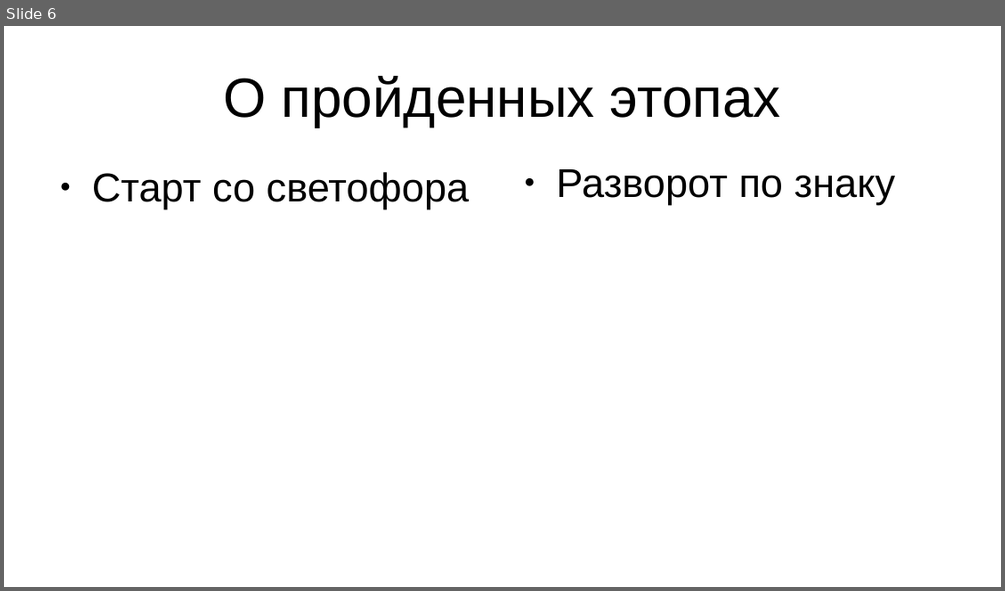
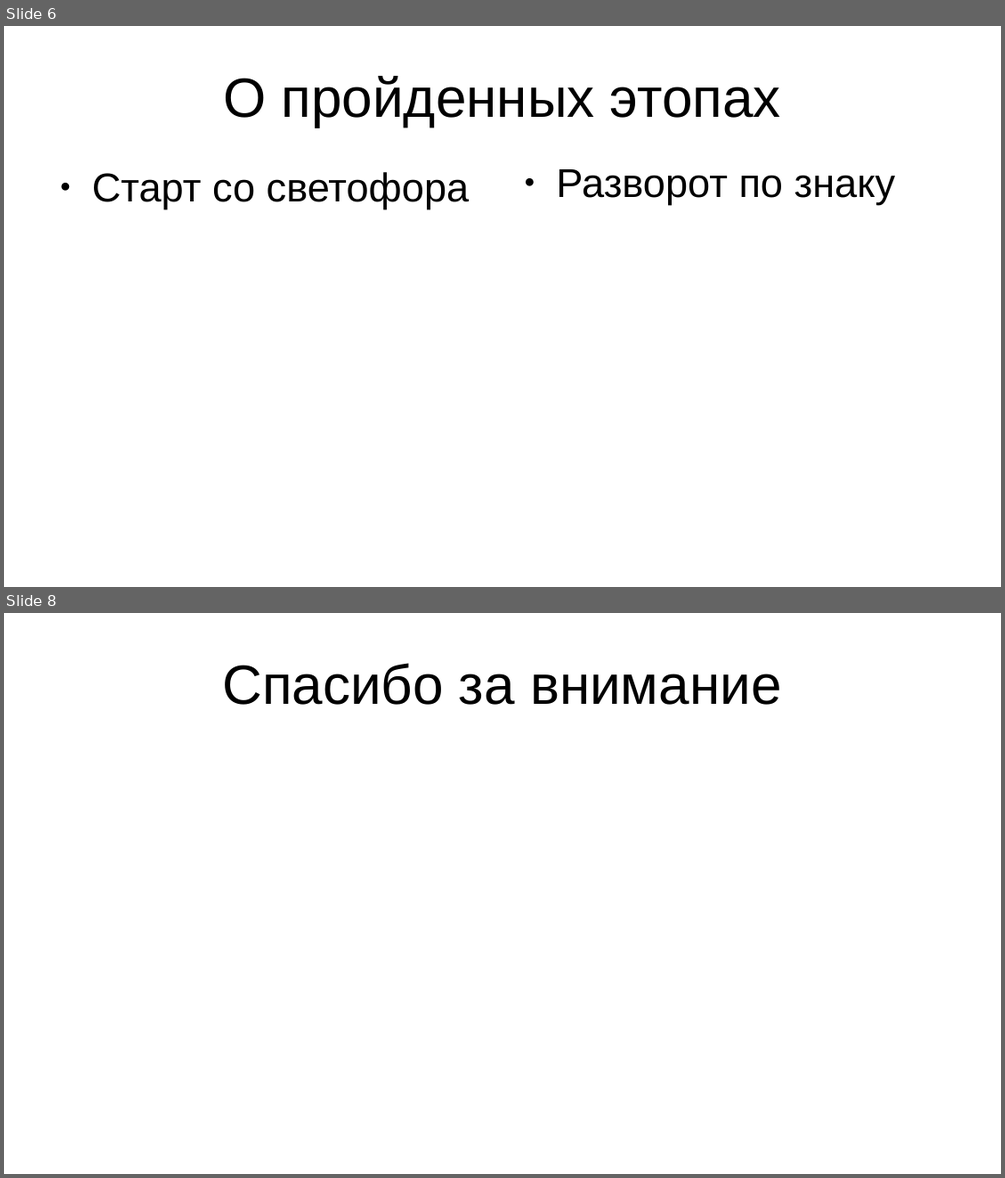
Before and after one commit to NikitaGoltsev/Auto_Race_challange, a slide deck: presintation.odp. Shown one above the other, each under a label of ours: slide 6 before the commit, slides 6 and 8 after it; the slides between them are not shown. The pictures are 1005x591 and 1005x1178 pixels, drawn with LibreOffice and Linux fonts; fonts in the diff are those of the drawing. Boxes give left, top, right and bottom in pixels: in the first picture for what was removed or moved away, otherwise in the second. Text is boxed around its words. In the diff, an @@ line names an element or a change of style, - is before the commit and + after.

```diff
--- a/presintation.odp
+++ b/presintation.odp
@@ slide 8 added at (4, 613, 1001, 1174), background #FFFFFF @@
@@ title added at (222, 663, 781, 705), 44 pt, text #000000 @@
+Спасибо за внимание
```
Also in this commit, not shown: 1 other slide added.
